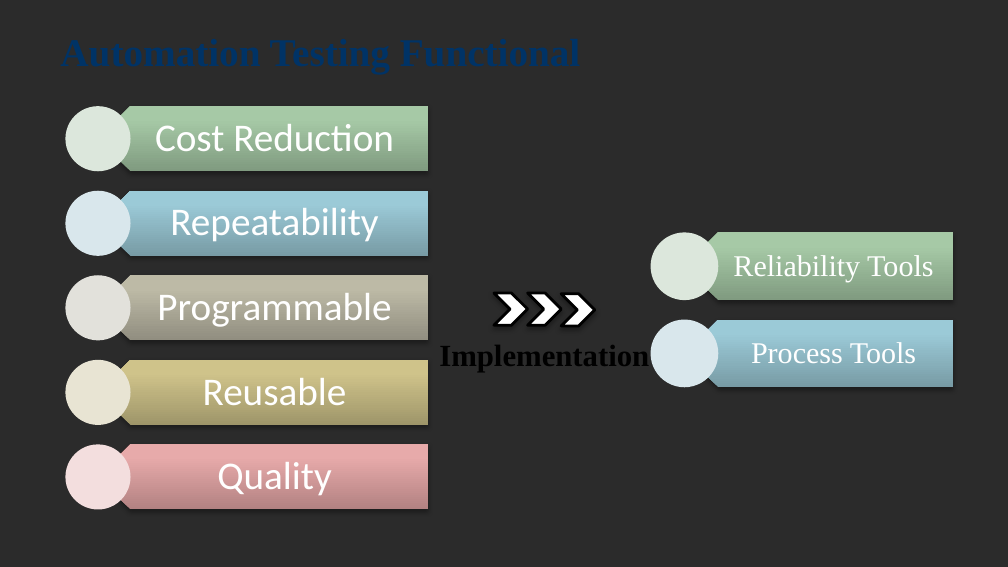
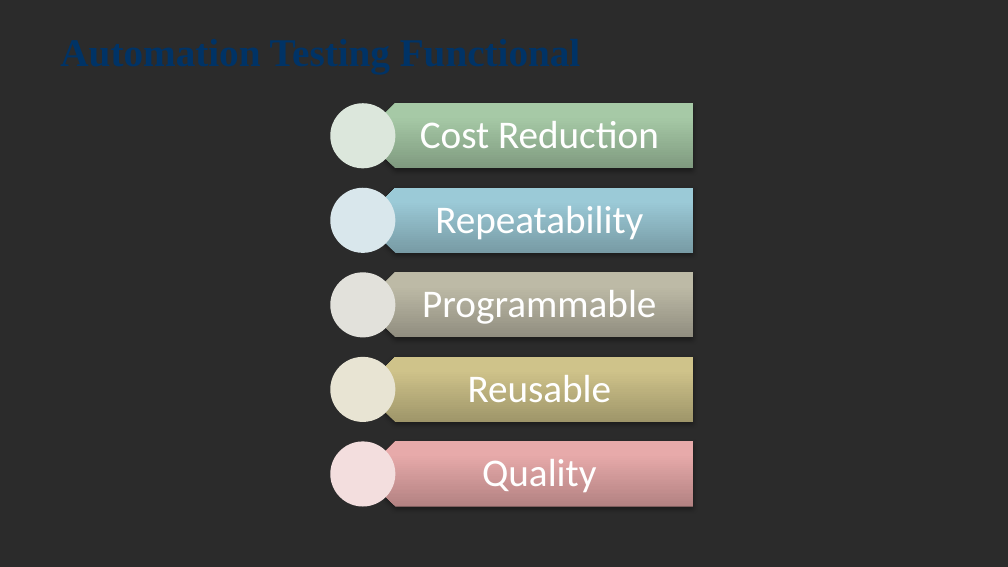
Before and after one commit to jackiejay888/automation, a slide deck: slide 3 of kpi/Automation Testing_Demo/Automation Testing_20200316.pptx. Drawn at 1008x567 pixels with LibreOffice and Linux fonts; fonts in the diff are those of the drawing; background and template pictures are left out; a plain dark background stands for a picture behind light text. Boxes give left, top, right and bottom in pixels: in the first picture for what was removed or moved away, otherwise in the second. Text is boxed around its words. In the diff, an @@ line names an element or a change of style, - is before the commit and + after.

```diff
--- a/kpi/Automation Testing_Demo/Automation Testing_20200316.pptx
+++ b/kpi/Automation Testing_Demo/Automation Testing_20200316.pptx
@@ chevron removed at (x1=494, y1=293, x2=527, y2=326) @@
@@ chevron removed at (x1=527, y1=293, x2=560, y2=326) @@
@@ chevron removed at (x1=561, y1=293, x2=595, y2=326) @@
@@ group removed at (x1=650, y1=233, x2=954, y2=387): 2 pentagon arrows, 2 texts, 2 ellipses @@
-Reliability Tools
-Process Tools
@@ 5 texts, 5 pentagon arrows, 5 ellipses moved together from (x1=66, y1=106, x2=427, y2=510) to (x1=331, y1=103, x2=692, y2=507) @@
@@ text removed at (x1=439, y1=345, x2=649, y2=372) @@
-Implementation
```
Also in this commit, not shown: 1 other slide changed.
